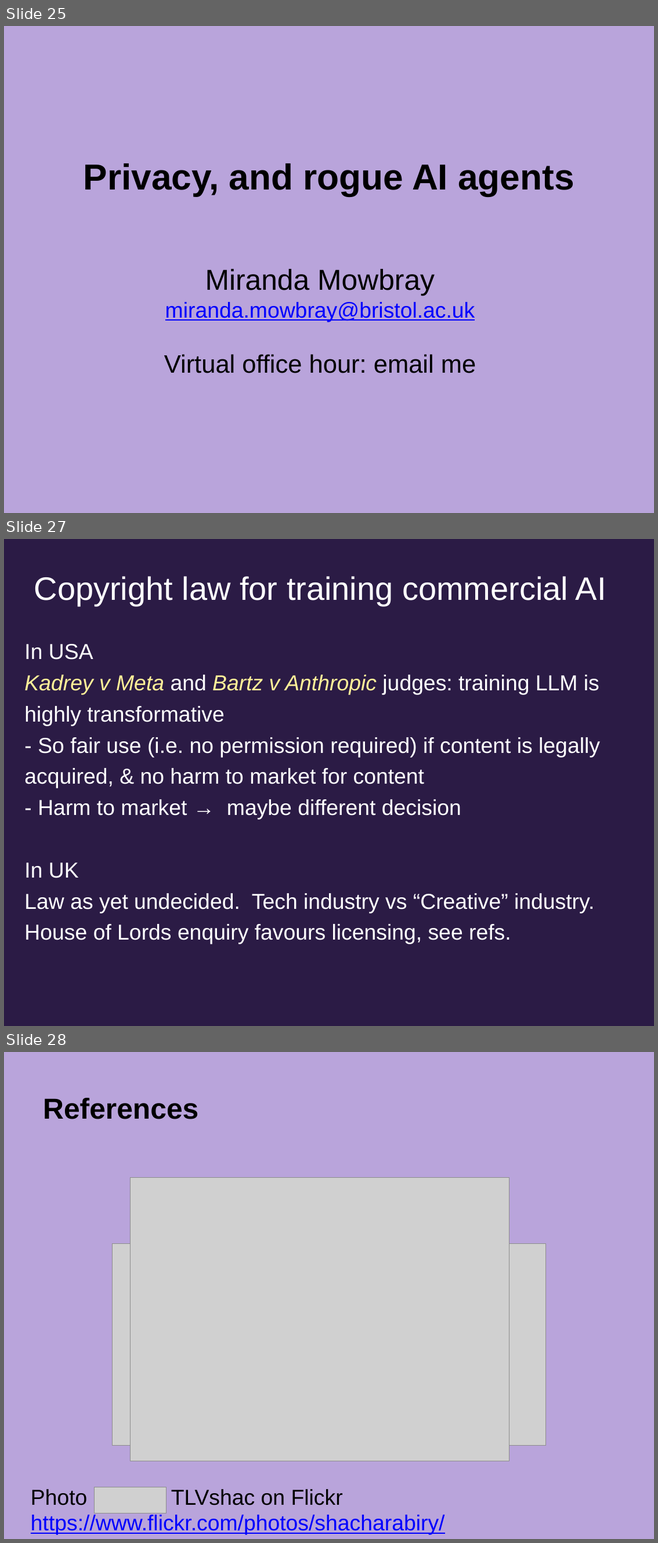
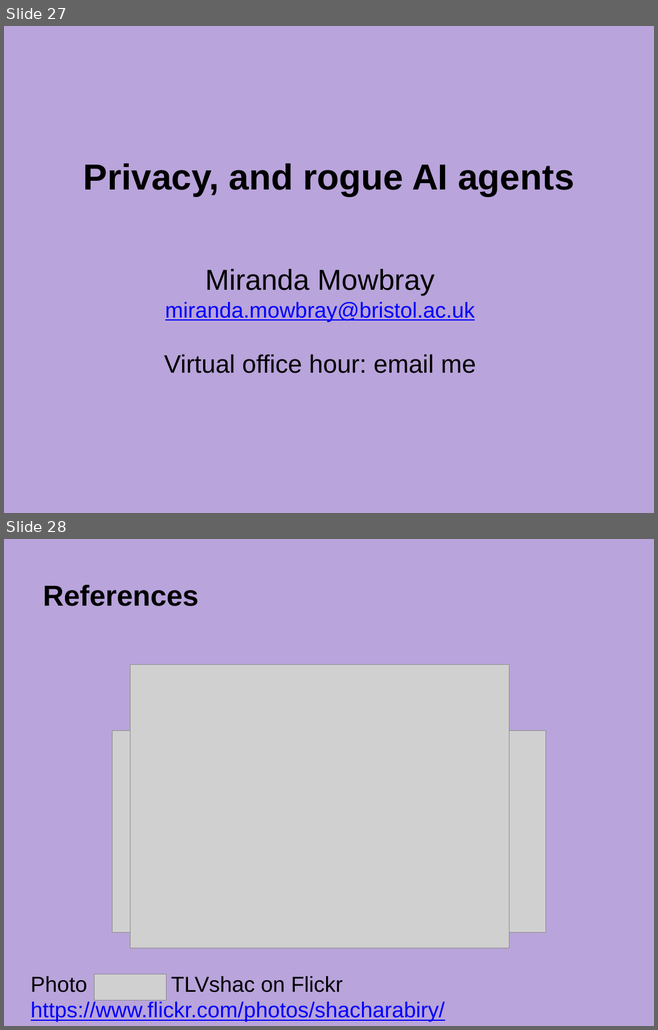
Before and after one commit to uob-COMSM0152/uob-COMSM0152, a slide deck: CDT privacy 2026.pptx. Shown one above the other, each under a label of ours: slides 25, 27 and 28 before the commit, slides 27 and 28 after it; the slides between them are not shown. The pictures are 658x1543 and 658x1030 pixels, drawn with LibreOffice and Linux fonts; fonts in the diff are those of the drawing; grey boxes stand for pictures. Boxes give left, top, right and bottom in pixels: in the first picture for what was removed or moved away, otherwise in the second. Text is boxed around its words. In the diff, an @@ line names an element or a change of style, - is before the commit and + after.

```diff
--- a/CDT privacy 2026.pptx
+++ b/CDT privacy 2026.pptx
@@ slide 27 removed at (4,539,654,1026), background #2B1C45 @@
@@ title removed at (34,576,606,606) @@
-Copyright law for training commercial AI
@@ text removed at (24,644,600,944) @@
-In USA
-Kadrey v Meta and Bartz v Anthropic judges: training LLM is highly transformative
-- So fair use (i.e. no permission required) if content is legally acquired, & no harm to market for content
-- Harm to market → maybe different decision
-In UK
-Law as yet undecided. Tech industry vs “Creative” industry.
-House of Lords enquiry favours licensing, see refs.
@@ what was slide 25 is now slide 27 @@
```
Also in this commit, not shown: 11 slides changed, 3 slides added, 3 other slides removed.
